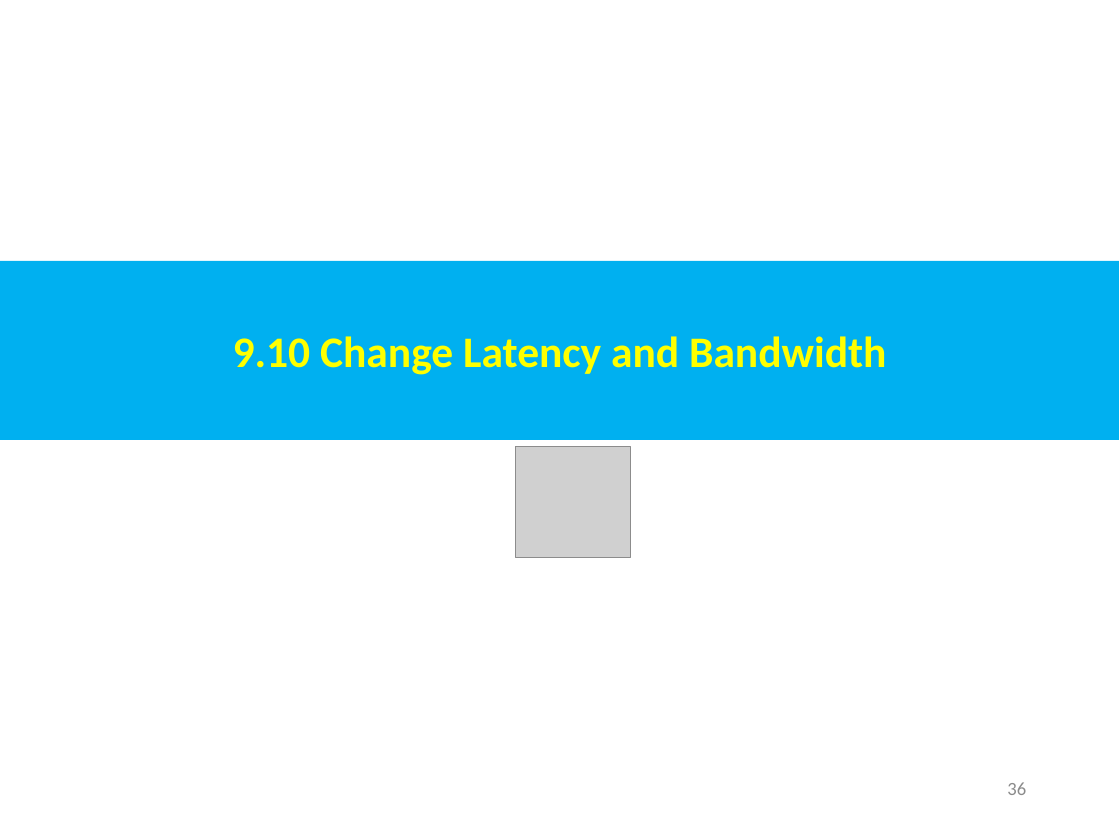
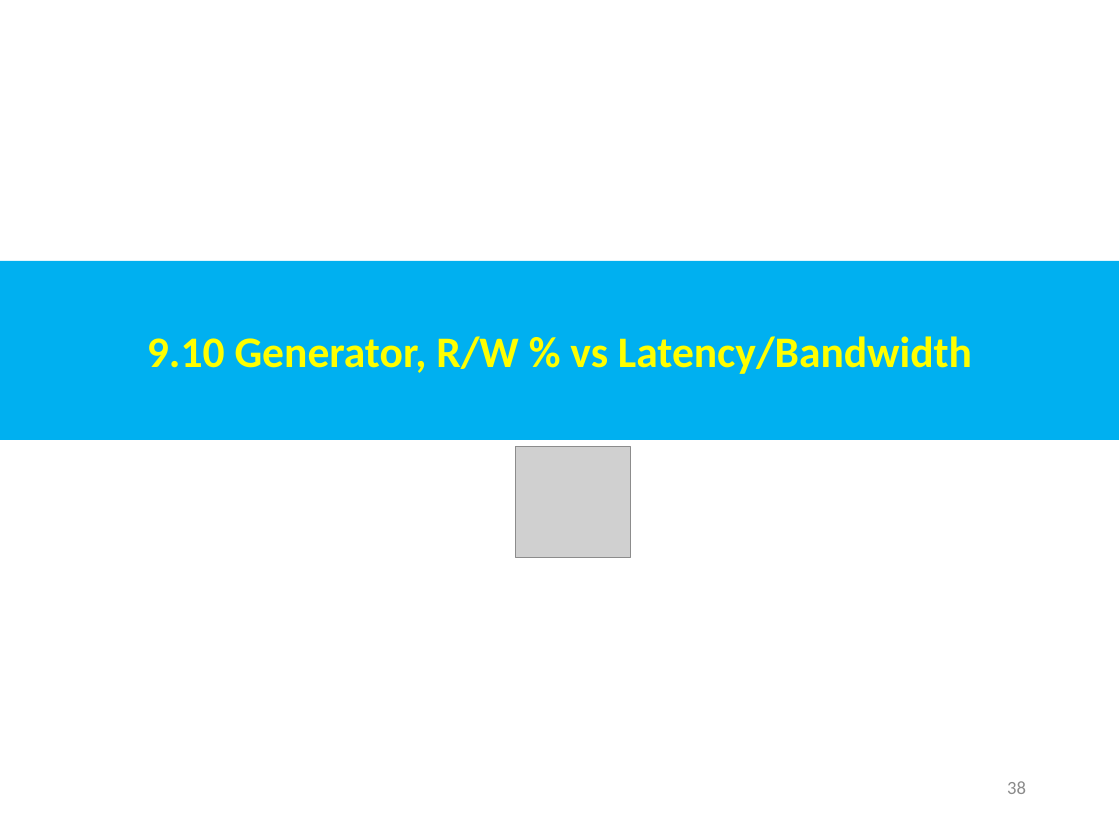
Before and after one commit to peterhchen/AIU_CS850_Gem5_McPAT, a slide deck: slide 38 of 050_Gem5/009.MemMod/000_Video/009.MemMod.ppt (slide 36 before the commit). Drawn at 1120x840 pixels with LibreOffice and Linux fonts; fonts in the diff are those of the drawing; grey boxes stand for pictures. Boxes give left, top, right and bottom in pixels: in the first picture for what was removed or moved away, otherwise in the second. Text is boxed around its words. In the diff, an @@ line names an element or a change of style, - is before the commit and + after.

```diff
--- a/050_Gem5/009.MemMod/000_Video/009.MemMod.ppt
+++ b/050_Gem5/009.MemMod/000_Video/009.MemMod.ppt
@@ text in rectangle at (x1=147, y1=336, x2=972, y2=374): text changed @@
-9.10 Change Latency and Bandwidth
+9.10 Generator, R/W % vs Latency/Bandwidth
@@ page number at (x1=1007, y1=781, x2=1026, y2=794): text changed @@
-36
+38
```
Also in this commit, not shown: 3 other slides changed, 5 slides added.
